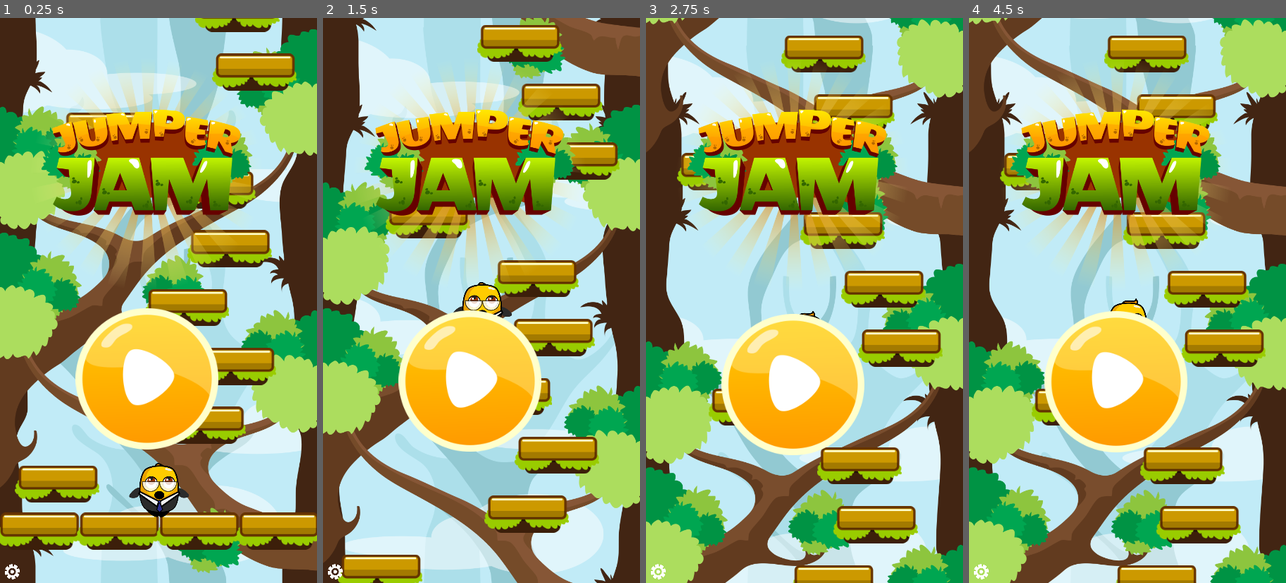
Above: before the commit, frames 1-4 (left to right).
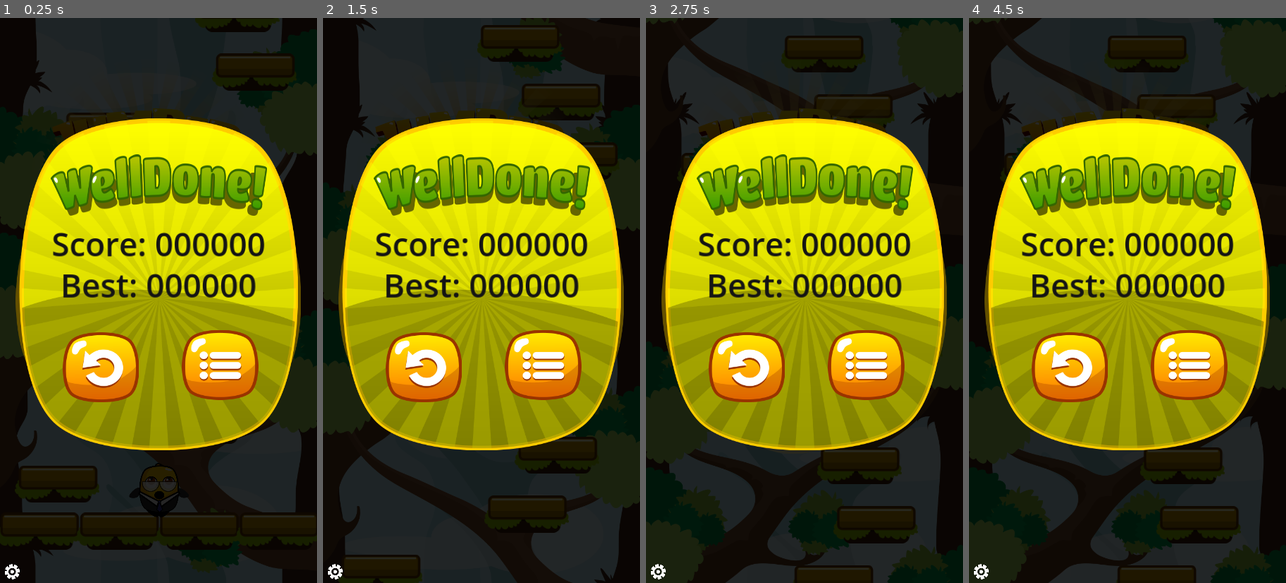
Above: after the commit, the same moments.

Repository: VampireSqu1d/jumper_jam
Game: Godot game, scene res://scenes/main.tscn
The game is run twice, just before and just after one commit, with the same random seed, the same clock (stepped at 60 frames per second) and the same inputs.
Inputs (mouse positions are in pixels of both pictures, inside the frame that each line leads up to; where the layout moved, square brackets give the same spot in the first picture):
- Up to frame 1 (0.25 s): no input
- Up to frame 2 (1.5 s): click (424, 345) at 0.52 s; click (541, 345) at 1.27 s
- Up to frame 3 (2.75 s): click (791, 373) [791, 379] at 2 s
- Up to frame 4 (4.5 s): click (1114, 385) at 2.75 s; click (1070, 345) at 3.52 s; click (1070, 345) at 4.27 s

The runs differ from the first frame. In frame 1, 98% of the frame differs, in the area x 0-100%, y 0-100%; in frame 2, 98%; in frame 3, 98%; in frame 4, 98%.

Commit message:
added pause and game over scenes

Diff:
--- a/scenes/Screens.tscn
+++ b/scenes/Screens.tscn
@@ -1,11 +1,21 @@
-[gd_scene load_steps=4 format=3 uid="uid://ckds7imobo2ci"]
+[gd_scene load_steps=6 format=3 uid="uid://ckds7imobo2ci"]
 
 [ext_resource type="Script" path="res://scripts/Screens.gd" id="1_6vqxa"]
 [ext_resource type="Texture2D" uid="uid://3envagwbj0j0" path="res://assets/textures/ui/gear.png" id="2_ywj7r"]
 [ext_resource type="PackedScene" uid="uid://ckt0vsawogeao" path="res://scenes/title_screen.tscn" id="3_5ssmp"]
+[ext_resource type="PackedScene" uid="uid://5m6whrymxlox" path="res://scenes/game_over_screen.tscn" id="4_gf2lm"]
+[ext_resource type="PackedScene" uid="uid://fki74pd3f0xb" path="res://scenes/pause_screen.tscn" id="4_nsdtv"]
 
 [node name="Screens" type="CanvasLayer"]
 script = ExtResource("1_6vqxa")
+
+[node name="TitleScreen" parent="." instance=ExtResource("3_5ssmp")]
+offset_top = -2.0
+offset_bottom = -2.0
+
+[node name="PauseScreen" parent="." instance=ExtResource("4_nsdtv")]
+
+[node name="GameOverScreen" parent="." instance=ExtResource("4_gf2lm")]
 
 [node name="Debug" type="Control" parent="."]
 z_index = 400
@@ -17,6 +27,7 @@
 grow_vertical = 2
 
 [node name="ConsoleLog" type="Control" parent="Debug" groups=["debug_console"]]
+visible = false
 layout_mode = 1
 anchors_preset = 15
 anchor_right = 1.0
@@ -82,6 +93,4 @@
 ignore_texture_size = true
 stretch_mode = 0
 
-[node name="TitleScreen" parent="." instance=ExtResource("3_5ssmp")]
-
 [connection signal="toggled" from="Debug/TextureButton" to="." method="_on_texture_button_toggled"]
--- /dev/null
+++ b/scenes/game_over_screen.tscn
@@ -0,0 +1,130 @@
+[gd_scene load_steps=7 format=3 uid="uid://5m6whrymxlox"]
+
+[ext_resource type="Texture2D" uid="uid://bpi5c1vx2ah0y" path="res://assets/textures/ui/Box04.png" id="1_bc2po"]
+[ext_resource type="Texture2D" uid="uid://bw54jpaiax37n" path="res://assets/textures/ui/Welldone.png" id="2_j0370"]
+[ext_resource type="PackedScene" uid="uid://b3ibp7g0e2la7" path="res://scenes/screen_button.tscn" id="3_jcqx2"]
+[ext_resource type="Texture2D" uid="uid://d3eaon7lt1jka" path="res://assets/textures/ui/RestartBtn.png" id="4_a8gyi"]
+[ext_resource type="Texture2D" uid="uid://b2vl1v87n5mxr" path="res://assets/textures/ui/menuBtn.png" id="5_7xmfg"]
+
+[sub_resource type="LabelSettings" id="LabelSettings_pjp3y"]
+font_size = 55
+font_color = Color(0.0784314, 0.0784314, 0.0784314, 1)
+
+[node name="GameOverScreen" type="Control"]
+layout_mode = 3
+anchors_preset = 15
+anchor_right = 1.0
+anchor_bottom = 1.0
+grow_horizontal = 2
+grow_vertical = 2
+
+[node name="ColorRect" type="ColorRect" parent="."]
+layout_mode = 1
+anchors_preset = 15
+anchor_right = 1.0
+anchor_bottom = 1.0
+grow_horizontal = 2
+grow_vertical = 2
+color = Color(0, 0, 0, 0.607843)
+
+[node name="Box" type="TextureRect" parent="."]
+layout_mode = 1
+anchors_preset = 8
+anchor_left = 0.5
+anchor_top = 0.5
+anchor_right = 0.5
+anchor_bottom = 0.5
+offset_left = -237.0
+offset_top = -310.0
+offset_right = 238.0
+offset_bottom = 255.0
+grow_horizontal = 2
+grow_vertical = 2
+texture = ExtResource("1_bc2po")
+expand_mode = 1
+
+[node name="TextureRect" type="TextureRect" parent="Box"]
+layout_mode = 1
+anchors_preset = 8
+anchor_left = 0.5
+anchor_top = 0.5
+anchor_right = 0.5
+anchor_bottom = 0.5
+offset_left = -184.0
+offset_top = -220.5
+offset_right = 184.0
+offset_bottom = -116.5
+grow_horizontal = 2
+grow_vertical = 2
+texture = ExtResource("2_j0370")
+expand_mode = 1
+
+[node name="ScoreLabel" type="Label" parent="Box"]
+layout_mode = 1
+anchors_preset = 8
+anchor_left = 0.5
+anchor_top = 0.5
+anchor_right = 0.5
+anchor_bottom = 0.5
+offset_left = -182.0
+offset_top = -107.5
+offset_right = 182.0
+offset_bottom = -31.5
+grow_horizontal = 2
+grow_vertical = 2
+text = "Score: 000000"
+label_settings = SubResource("LabelSettings_pjp3y")
+horizontal_alignment = 1
+vertical_alignment = 1
+
+[node name="HighScoreLabel" type="Label" parent="Box"]
+layout_mode = 1
+anchors_preset = 8
+anchor_left = 0.5
+anchor_top = 0.5
+anchor_right = 0.5
+anchor_bottom = 0.5
+offset_left = -182.0
+offset_top = -37.5
+offset_right = 182.0
+offset_bottom = 38.5
+grow_horizontal = 2
+grow_vertical = 2
+text = "Best: 000000"
+label_settings = SubResource("LabelSettings_pjp3y")
+horizontal_alignment = 1
+vertical_alignment = 1
+
+[node name="PauseRetry" parent="Box" instance=ExtResource("3_jcqx2")]
+layout_mode = 1
+anchors_preset = 8
+anchor_left = 0.5
+anchor_top = 0.5
+anchor_right = 0.5
+anchor_bottom = 0.5
+offset_left = -164.0
+offset_top = 81.5
+offset_right = -34.0
+offset_bottom = 200.5
+grow_horizontal = 2
+grow_vertical = 2
+texture_normal = ExtResource("4_a8gyi")
+ignore_texture_size = true
+stretch_mode = 0
+
+[node name="PauseBack" parent="Box" instance=ExtResource("3_jcqx2")]
+layout_mode = 1
+anchors_preset = 8
+anchor_left = 0.5
+anchor_top = 0.5
+anchor_right = 0.5
+anchor_bottom = 0.5
+offset_left = 39.0
+offset_top = 77.5
+offset_right = 169.0
+offset_bottom = 196.5
+grow_horizontal = 2
+grow_vertical = 2
+texture_normal = ExtResource("5_7xmfg")
+ignore_texture_size = true
+stretch_mode = 0
--- /dev/null
+++ b/scenes/pause_screen.tscn
@@ -0,0 +1,107 @@
+[gd_scene load_steps=7 format=3 uid="uid://fki74pd3f0xb"]
+
+[ext_resource type="Texture2D" uid="uid://tft8ckaey0ey" path="res://assets/textures/ui/Box02.png" id="1_v0dkc"]
+[ext_resource type="Texture2D" uid="uid://c26mob2mgpixr" path="res://assets/textures/ui/PausedText.png" id="2_pakqt"]
+[ext_resource type="PackedScene" uid="uid://b3ibp7g0e2la7" path="res://scenes/screen_button.tscn" id="3_mhydu"]
+[ext_resource type="Texture2D" uid="uid://d3eaon7lt1jka" path="res://assets/textures/ui/RestartBtn.png" id="4_2jlsl"]
+[ext_resource type="Texture2D" uid="uid://b2vl1v87n5mxr" path="res://assets/textures/ui/menuBtn.png" id="5_g5q0e"]
+[ext_resource type="Texture2D" uid="uid://b41sr3w5b2jup" path="res://assets/textures/ui/Closebtn2.png" id="6_scqy4"]
+
+[node name="PauseScreen" type="Control"]
+layout_mode = 3
+anchors_preset = 15
+anchor_right = 1.0
+anchor_bottom = 1.0
+grow_horizontal = 2
+grow_vertical = 2
+
+[node name="ColorRect" type="ColorRect" parent="."]
+layout_mode = 1
+anchors_preset = 15
+anchor_right = 1.0
+anchor_bottom = 1.0
+grow_horizontal = 2
+grow_vertical = 2
+color = Color(0, 0, 0, 0.607843)
+
+[node name="Box" type="TextureRect" parent="."]
+layout_mode = 1
+anchors_preset = 8
+anchor_left = 0.5
+anchor_top = 0.5
+anchor_right = 0.5
+anchor_bottom = 0.5
+offset_left = -243.0
+offset_top = -192.0
+offset_right = 243.0
+offset_bottom = 192.0
+grow_horizontal = 2
+grow_vertical = 2
+texture = ExtResource("1_v0dkc")
+expand_mode = 1
+
+[node name="TextureRect" type="TextureRect" parent="Box"]
+layout_mode = 1
+anchors_preset = 8
+anchor_left = 0.5
+anchor_top = 0.5
+anchor_right = 0.5
+anchor_bottom = 0.5
+offset_left = -189.5
+offset_top = -99.0
+offset_right = 189.5
+offset_bottom = -15.0
+grow_horizontal = 2
+grow_vertical = 2
+texture = ExtResource("2_pakqt")
+
+[node name="PauseRetry" parent="Box" instance=ExtResource("3_mhydu")]
+layout_mode = 1
+anchors_preset = 8
+anchor_left = 0.5
+anchor_top = 0.5
+anchor_right = 0.5
+anchor_bottom = 0.5
+offset_left = -164.0
+offset_top = 21.0
+offset_right = -34.0
+offset_bottom = 140.0
+grow_horizontal = 2
+grow_vertical = 2
+texture_normal = ExtResource("4_2jlsl")
+ignore_texture_size = true
+stretch_mode = 0
+
+[node name="PauseBack" parent="Box" instance=ExtResource("3_mhydu")]
+layout_mode = 1
+anchors_preset = 8
+anchor_left = 0.5
+anchor_top = 0.5
+anchor_right = 0.5
+anchor_bottom = 0.5
+offset_left = 39.0
+offset_top = 17.0
+offset_right = 169.0
+offset_bottom = 136.0
+grow_horizontal = 2
+grow_vertical = 2
+texture_normal = ExtResource("5_g5q0e")
+ignore_texture_size = true
+stretch_mode = 0
+
+[node name="PauseClose" parent="Box" instance=ExtResource("3_mhydu")]
+layout_mode = 1
+anchors_preset = 8
+anchor_left = 0.5
+anchor_top = 0.5
+anchor_right = 0.5
+anchor_bottom = 0.5
+offset_left = 146.0
+offset_top = -191.0
+offset_right = 221.0
+offset_bottom = -123.0
+grow_horizontal = 2
+grow_vertical = 2
+texture_normal = ExtResource("6_scqy4")
+ignore_texture_size = true
+stretch_mode = 0
--- a/scenes/title_screen.tscn
+++ b/scenes/title_screen.tscn
@@ -90,9 +90,9 @@
 anchor_right = 0.5
 anchor_bottom = 0.5
 offset_left = -141.5
-offset_top = 10.0
+offset_top = 16.0
 offset_right = 101.5
-offset_bottom = 250.0
+offset_bottom = 256.0
 grow_horizontal = 2
 grow_vertical = 2
 texture_normal = ExtResource("3_2pc4m")
